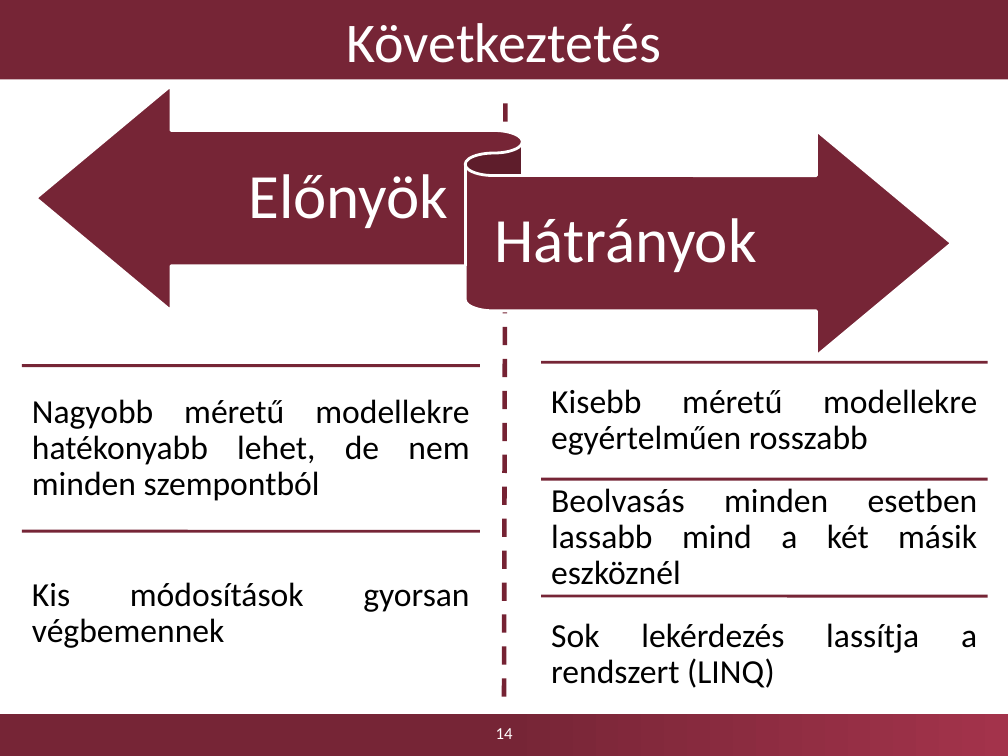
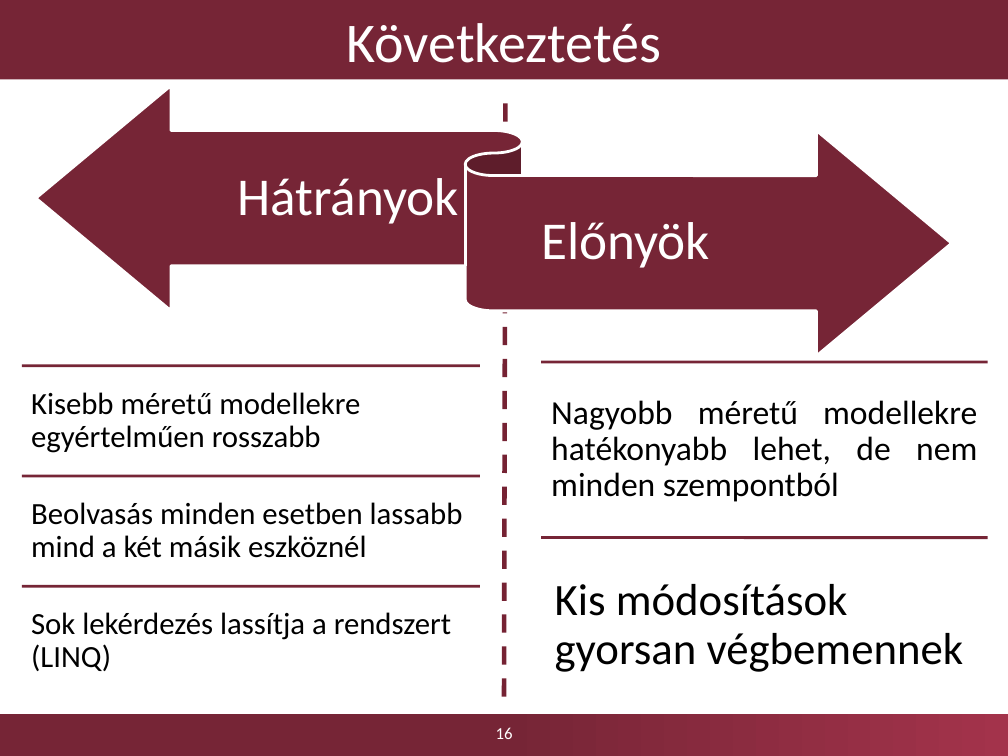
Before and after one commit to Kreestof/szakdolgozat-presentation, a slide deck: slide 16 of Dobosy_Kristof_szakdolgozat_2017_GraphEngine_0.pptx (slide 14 before the commit). Drawn at 1008x756 pixels with LibreOffice and Linux fonts; fonts in the diff are those of the drawing; background and template pictures are left out. Boxes give left, top, right and bottom in pixels: in the first picture for what was removed or moved away, otherwise in the second. Text is boxed around its words. In the diff, an @@ line names an element or a change of style, - is before the commit and + after.

```diff
--- a/Dobosy_Kristof_szakdolgozat_2017_GraphEngine_0.pptx
+++ b/Dobosy_Kristof_szakdolgozat_2017_GraphEngine_0.pptx
@@ text "Hátrányok" at (237,178,459,224): size 45 to 38 pt; less space between paragraphs @@
@@ text "Hátrányok": place and size @@
-text "Hátrányok" at (494,218,756,272)
+text "Hátrányok" at (237,178,459,224)
@@ text "Előnyök": place and size @@
-text "Előnyök" at (248,174,448,228)
+text "Előnyök" at (541,222,710,268)
@@ text "Előnyök" at (541,222,710,268): size 45 to 38 pt; less space between paragraphs @@
@@ text "Kisebb méretű modellekre egyértelműen rosszabb": place and size @@
-text "Kisebb méretű modellekre egyértelműen rosszabb" at (551,389,977,455)
+text "Kisebb méretű modellekre egyértelműen rosszabb" at (31,392,360,453)
@@ text "Nagyobb méretű modellekre hatékonyabb lehet, ..." rewrapped from (32,399,469,501) to (551,400,977,502) @@
@@ line moved from (22, 531) - (480, 531) to (22, 476) - (480, 476) @@
@@ text "Beolvasás minden esetben lassabb mind ...": place and size @@
-text "Beolvasás minden esetben lassabb mind ..." at (551,488,978,585)
+text "Beolvasás minden esetben lassabb mind ..." at (31,502,463,558)
@@ line moved from (541, 479) - (988, 479) to (541, 537) - (988, 537) @@
@@ text "Kis módosítások gyorsan végbemennek": place and size @@
-text "Kis módosítások gyorsan végbemennek" at (32,582,469,612)
+text "Kis módosítások gyorsan végbemennek" at (555,584,964,672)
@@ text "Kis módosítások gyorsan végbemennek" at (555,584,964,672): size 24 to 32 pt; alignment justified to left; more space between paragraphs @@
@@ size 24 to 22 pt; alignment justified to left in 3 elements at (31,392,360,453), (31,502,463,558), (31,612,451,671) @@
@@ text "Sok lekérdezés lassítja a rendszert ...": place and size @@
-text "Sok lekérdezés lassítja a rendszert ..." at (551,623,977,653)
+text "Sok lekérdezés lassítja a rendszert ..." at (31,612,451,671)
@@ line moved from (541, 596) - (988, 596) to (22, 587) - (480, 587) @@
@@ page number at (496,727,513,739): text changed @@
-14
+16
```
Also in this commit, not shown: 7 other slides changed, 2 slides added, 3 other files.
